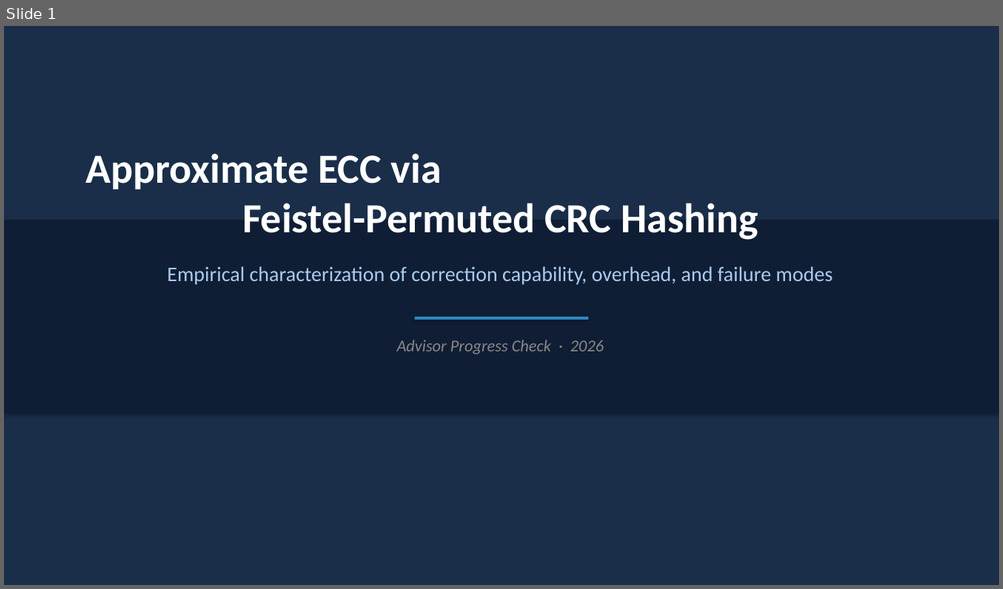
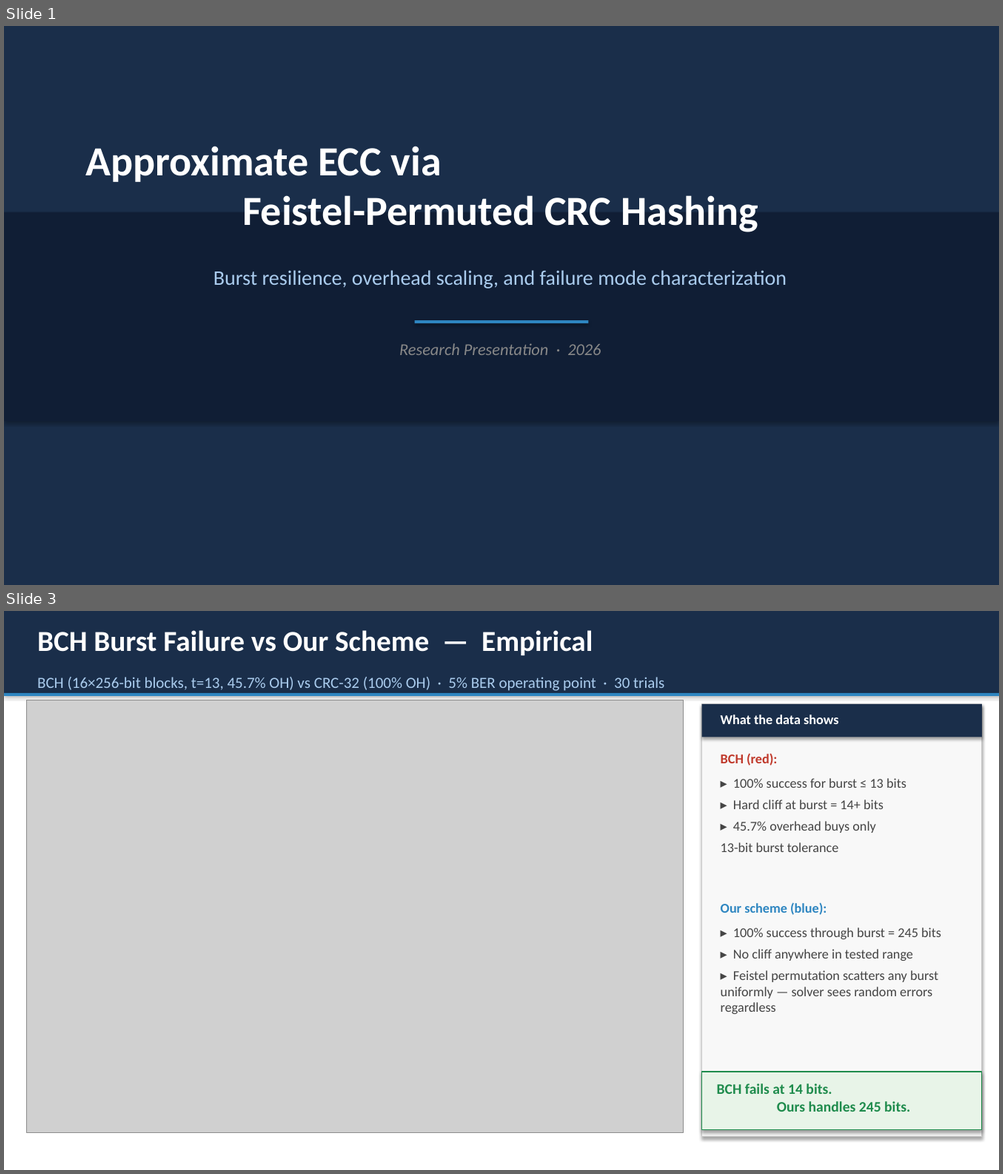
Before and after one commit to dmrlobo2002/approximate_ecc, a slide deck: advisor_slides.pptx. Shown one above the other, each under a label of ours: slide 1 before the commit, slides 1 and 3 after it; the slides between them are not shown. The pictures are 1003x589 and 1003x1174 pixels, drawn with LibreOffice and Linux fonts; fonts in the diff are those of the drawing; grey boxes stand for pictures. Boxes give left, top, right and bottom in pixels: in the first picture for what was removed or moved away, otherwise in the second. Text is boxed around its words. In the diff, an @@ line names an element or a change of style, - is before the commit and + after.

```diff
--- a/advisor_slides.pptx
+++ b/advisor_slides.pptx
@@ slide 3 added at [4,611,999,1170], background #FFFFFF @@
@@ rectangle added at [4,611,999,1170], fill #FFFFFF @@
@@ rectangle added at [4,611,999,693], fill #1A2E4A @@
@@ text added at [37,630,592,655], 28 pt, text #FFFFFF, bold @@
+BCH Burst Failure vs Our Scheme — Empirical
@@ text added at [37,677,664,691], 15 pt, text #AACCEE @@
+BCH (16×256-bit blocks, t=13, 45.7% OH) vs CRC-32 (100% OH) · 5% BER operating point · 30 trials
@@ rectangle added at [4,693,999,696], fill #2E86C1 @@
@@ picture added at [26,701,683,1133] @@
@@ rectangle added at [702,704,982,1137], fill #F8F8F8, outline #CCCCCC 1 pt @@
@@ rectangle added at [702,704,982,737], fill #1A2E4A @@
@@ text added at [720,715,838,724], 13 pt, text #FFFFFF, bold @@
+What the data shows
@@ text added at [720,753,777,766], 13 pt, text #C0392B, bold @@
+BCH (red):
@@ text added at [720,778,906,852], 13 pt, text #444444 @@
+▸ 100% success for burst ≤ 13 bits
+▸ Hard cliff at burst = 14+ bits
+▸ 45.7% overhead buys only
+13-bit burst tolerance
@@ text added at [720,903,826,915], 13 pt, text #2E86C1, bold @@
+Our scheme (blue):
@@ text added at [720,928,941,1014], 13 pt, text #444444 @@
+▸ 100% success through burst = 245 bits
+▸ No cliff anywhere in tested range
+▸ Feistel permutation scatters any burst uniformly — solver sees random errors regardless
@@ rectangle added at [702,1072,982,1130], fill #E8F4E8, outline #1E8B4C 1 pt @@
@@ text added at [717,1084,910,1112], 14 pt, text #1E8B4C, bold @@
+BCH fails at 14 bits.
+Ours handles 245 bits.
@@ slide 1 changed as well @@
@@ text "Approximate ECC via Feistel-Permuted CRC ...": place and size @@
-text "Approximate ECC via Feistel-Permuted CRC ..." at [86,153,758,240]
+text "Approximate ECC via Feistel-Permuted CRC ..." at [86,146,758,232]
@@ rectangle: place and size @@
-rectangle at [4,220,999,414]
+rectangle at [4,212,999,421]
@@ text at [213,270,786,289]: text changed @@
-Empirical characterization of correction capability, overhead, and failure modes
+Burst resilience, overhead scaling, and failure mode characterization
@@ rectangle: place and size @@
-rectangle at [415,317,588,320]
+rectangle at [415,321,588,323]
@@ text at [399,343,600,355]: text changed @@
-Advisor Progress Check · 2026
+Research Presentation · 2026
```
Also in this commit, not shown: 3 other slides changed, 4 other slides added, 9 slides removed, 4 other files.
